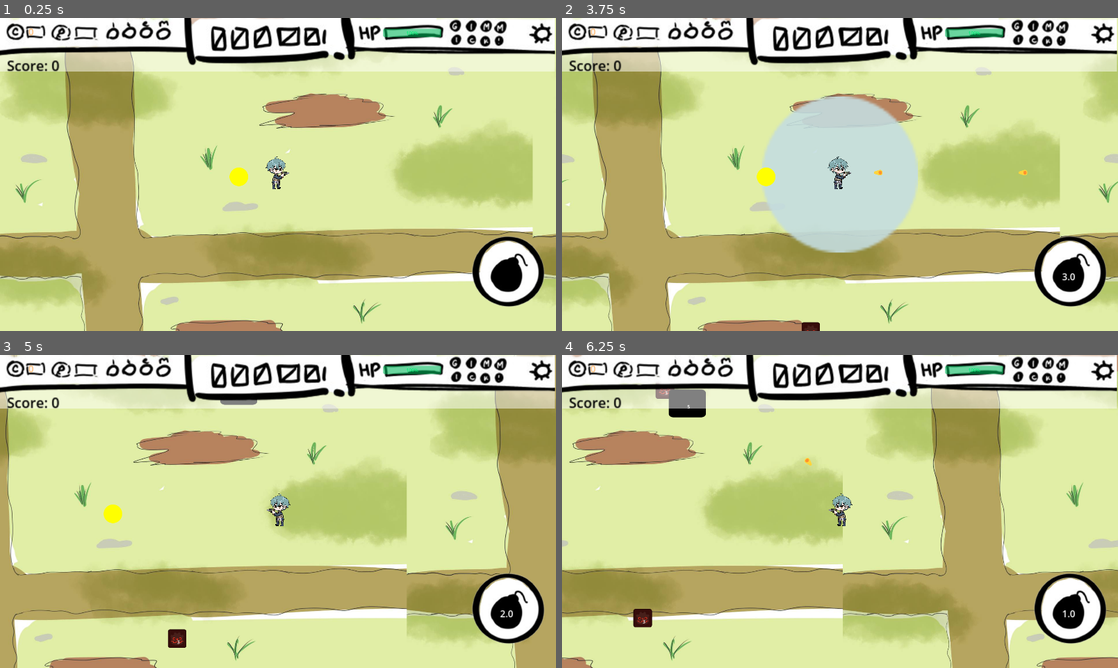
Above: before the commit, frames 1-4 (two rows, left to right).
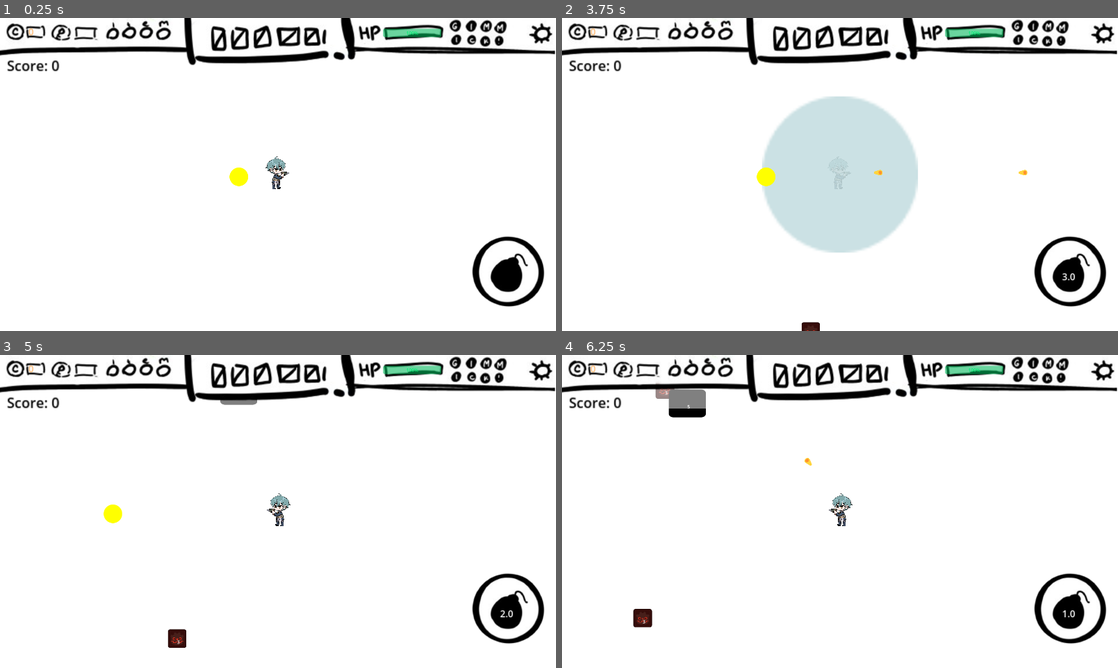
Above: after the commit, the same moments.

Repository: deutandev/survival-shooter
Game: Godot game, scene res://environment/map.tscn
The game is run twice, just before and just after one commit, with the same random seed, the same clock (stepped at 60 frames per second) and the same inputs.
Inputs (mouse positions are in pixels of both pictures, inside the frame that each line leads up to):
- Up to frame 1 (0.25 s): no input
- Up to frame 2 (3.75 s): click (1073, 271) at 0.5 s; click "3.0" at 1.25 s; click "2.0" at 2 s; click "1.0" at 2.75 s; tap Enter at 3.5 s; move the mouse to (962, 158) at 3.52 s; hold D (move_right) from 3.53 s (still down); tap E (interact) at 3.6 s; click (962, 158) at 3.67 s
- Up to frame 3 (5 s): release D (move_right) at 4.25 s; drag from (166, 527) to (289, 508) at 4.27 s
- Up to frame 4 (6.25 s): move the mouse to (895, 442) at 5.02 s; hold D (move_right) 5.03-5.75 s; hold Shift 5.03-5.75 s; tap E (interact) at 5.3 s; drag from (812, 574) to (756, 455) at 5.77 s

The runs differ from the first frame. In frame 1, 85% of the frame differs, in the area x 0-100%, y 0-100%; in frame 2, 75%; in frame 3, 84%; in frame 4, 84%.

Commit message:
Refactor (player bomb/skill): add Skill scene to CharacterData. Generalize bomb logic to general skill logic

Diff:
--- a/characters/player/player.gd
+++ b/characters/player/player.gd
@@ -2,8 +2,8 @@
 class_name Player
 
 signal player_died
-signal bomb_cooldown_started(duration: float)
-signal bomb_cooldown_ended()
+signal skill_cooldown_started(duration: float)
+signal skill_cooldown_ended()
 
 @export var player_data : CharacterData
 
@@ -12,10 +12,11 @@
 @onready var hurt_manager: HurtManager = %HurtManager
 @onready var gun: Area2D = %Gun
 
-@onready var bomb: Area2D = %Bomb
-@export var bomb_cooldown: float = 3.0
+@onready var skill_scene: PackedScene = player_data.skill_scene
+@export var skill_cooldown: float = 3.0
 
-var can_use_bomb := true
+var skill: Node = null
+var can_use_skill := true
 
 func _ready() -> void:
 	health.reset()
@@ -24,6 +25,12 @@
 	# Connect signal from Gun
 	if gun:
 		gun.shoot_direction_changed.connect(_on_shoot_direction_changed)
+
+	if skill_scene:
+		skill = skill_scene.instantiate()
+		skill.global_position = global_position
+		skill.owner = self  # optional, in case skill needs to know
+		add_child(skill)
 
 
 func _on_shoot_direction_changed(facing_right: bool):
@@ -39,17 +46,17 @@
 	get_input()
 	move_and_slide()
 	if Input.is_action_just_pressed("interact"):
-		use_bomb()
+		use_skill()
 
-func use_bomb():
-	if !can_use_bomb or !bomb:
+func use_skill():
+	if !can_use_skill or !skill_scene:
 		return
-	can_use_bomb = false
-	bomb.reset(global_position)
-	emit_signal("bomb_cooldown_started", bomb_cooldown)
-	await get_tree().create_timer(bomb_cooldown).timeout
-	can_use_bomb = true
-	emit_signal("bomb_cooldown_ended")
+	can_use_skill = false
+	skill.reset(global_position)
+	emit_signal("skill_cooldown_started", skill_cooldown)
+	await get_tree().create_timer(skill_cooldown).timeout
+	can_use_skill = true
+	emit_signal("skill_cooldown_ended")
 
 func on_player_death():
 	player_died.emit()
--- a/characters/player/player.tscn
+++ b/characters/player/player.tscn
@@ -1,20 +1,12 @@
-[gd_scene load_steps=14 format=3 uid="uid://dhpintm4oouv3"]
+[gd_scene load_steps=13 format=3 uid="uid://dhpintm4oouv3"]
 
 [ext_resource type="Script" uid="uid://bjmv61e1a232k" path="res://characters/player/health_manager.gd" id="1_exd8k"]
 [ext_resource type="Script" uid="uid://84fb3bbyrwpm" path="res://characters/player/player.gd" id="1_xxgcw"]
-[ext_resource type="Script" uid="uid://d1dpmsu7rewum" path="res://characters/character_data.gd" id="2_dirf7"]
+[ext_resource type="Resource" uid="uid://drnjnacba7c50" path="res://characters/player/player_data.tres" id="2_dirf7"]
 [ext_resource type="Script" uid="uid://d1tg12xjvvu3f" path="res://characters/player/hurt_manager.gd" id="3_5dc8e"]
 [ext_resource type="Texture2D" uid="uid://djna3brwtph2v" path="res://characters/player/sprites/player_idle.png" id="3_c6leb"]
 [ext_resource type="PackedScene" uid="uid://cv8rforp2qx3w" path="res://pistol/gun.tscn" id="3_exd8k"]
 [ext_resource type="PackedScene" uid="uid://d36roq5bjt4cv" path="res://skills/bomb.tscn" id="6_c6leb"]
-
-[sub_resource type="Resource" id="Resource_dirf7"]
-script = ExtResource("2_dirf7")
-name = "player"
-max_health = 100
-speed = 300.0
-defense = 1.0
-metadata/_custom_type_script = "uid://d1dpmsu7rewum"
 
 [sub_resource type="Animation" id="Animation_dirf7"]
 length = 0.001
@@ -64,7 +56,7 @@
 collision_mask = 6
 platform_floor_layers = 4294967040
 script = ExtResource("1_xxgcw")
-player_data = SubResource("Resource_dirf7")
+player_data = ExtResource("2_dirf7")
 
 [node name="Gun" parent="." instance=ExtResource("3_exd8k")]
 unique_name_in_owner = true
@@ -73,6 +65,7 @@
 
 [node name="Bomb" parent="." instance=ExtResource("6_c6leb")]
 unique_name_in_owner = true
+visible = false
 collision_layer = 7
 collision_mask = 7
 
--- a/characters/player/player_data.gd
+++ b/characters/player/player_data.gd
@@ -1 +1,4 @@
 extends CharacterData
+class_name PlayerData
+
+@export var skill_scene: PackedScene = null
--- /dev/null
+++ b/characters/player/player_data.tres
@@ -0,0 +1,13 @@
+[gd_resource type="Resource" script_class="PlayerData" load_steps=3 format=3 uid="uid://drnjnacba7c50"]
+
+[ext_resource type="Script" uid="uid://pm0u3b7fxm7v" path="res://characters/player/player_data.gd" id="1_8m6lv"]
+[ext_resource type="PackedScene" uid="uid://d36roq5bjt4cv" path="res://skills/bomb.tscn" id="2_sh0m7"]
+
+[resource]
+script = ExtResource("1_8m6lv")
+skill_scene = ExtResource("2_sh0m7")
+name = "player"
+max_health = 3
+speed = 100.0
+defense = 1.0
+metadata/_custom_type_script = "uid://pm0u3b7fxm7v"
--- a/environment/map.tscn
+++ b/environment/map.tscn
@@ -7,15 +7,13 @@
 [ext_resource type="Script" uid="uid://wtnvja7gb1yt" path="res://environment/label_manager.gd" id="3_i4838"]
 [ext_resource type="Texture2D" uid="uid://b74afqc8gfkyq" path="res://environment/bomb_button.png" id="4_sd800"]
 [ext_resource type="PackedScene" uid="uid://6fjm0d64g61c" path="res://drop_item/coin.tscn" id="5_ml8jp"]
-[ext_resource type="Script" path="res://environment/ult_button.gd" id="5_pvoq3"]
+[ext_resource type="Script" uid="uid://cwv55w6bu3swa" path="res://environment/ult_button.gd" id="5_pvoq3"]
 [ext_resource type="Texture2D" uid="uid://bnapesubuvrch" path="res://environment/gameover_text.png" id="5_vp37v"]
 [ext_resource type="PackedScene" uid="uid://dj2625ljimjkr" path="res://pooling/object_pool.tscn" id="7_ji8xv"]
 [ext_resource type="PackedScene" uid="uid://cce0ntpr7nmft" path="res://characters/enemies/mobs/tank.tscn" id="7_sd800"]
 [ext_resource type="PackedScene" uid="uid://5knwhkryyy4s" path="res://characters/enemies/mobs/vanguard.tscn" id="9_lcdfg"]
 [ext_resource type="Texture2D" uid="uid://cb1jnqp2fbwtd" path="res://environment/sketch_past1.jpg" id="11_lcdfg"]
 [ext_resource type="Script" path="res://environment/ui_manager.gd" id="13_v5ifb"]
-[ext_resource type="Script" uid="uid://cd8dndsi2dcx1" path="res://chunksystem/chunk_manager.gd" id="15_e8rkj"]
-[ext_resource type="PackedScene" uid="uid://vaqrayj1l0lo" path="res://chunksystem/ChunkNode.tscn" id="16_j41vl"]
 
 [sub_resource type="Curve2D" id="Curve2D_3sytr"]
 _data = {
@@ -25,12 +23,6 @@
 
 [node name="Map" type="Node2D"]
 script = ExtResource("1_fp5rb")
-
-[node name="ChunkManager" type="Node2D" parent="." node_paths=PackedStringArray("player")]
-z_index = -1
-script = ExtResource("15_e8rkj")
-chunk_scene = ExtResource("16_j41vl")
-player = NodePath("../Player")
 
 [node name="CanvasLayer" type="CanvasLayer" parent="."]
 layer = -100
--- a/environment/ult_button.gd
+++ b/environment/ult_button.gd
@@ -8,8 +8,8 @@
 
 func _ready():
 	_end_cooldown()
-	player.bomb_cooldown_started.connect(_start_cooldown)
-	player.bomb_cooldown_ended.connect(_end_cooldown)
+	player.skill_cooldown_started.connect(_start_cooldown)
+	player.skill_cooldown_ended.connect(_end_cooldown)
 
 func _process(delta):
 	if active:
@@ -31,4 +31,4 @@
 	cooldown_label.visible = false
 
 func _on_pressed() -> void:
-	player.use_bomb()
+	player.use_skill()
Not shown, changed: addons/resources_spreadsheet_view/saved_state.json
Not shown: 1 places in environment/map.tscn that only renumber resources
